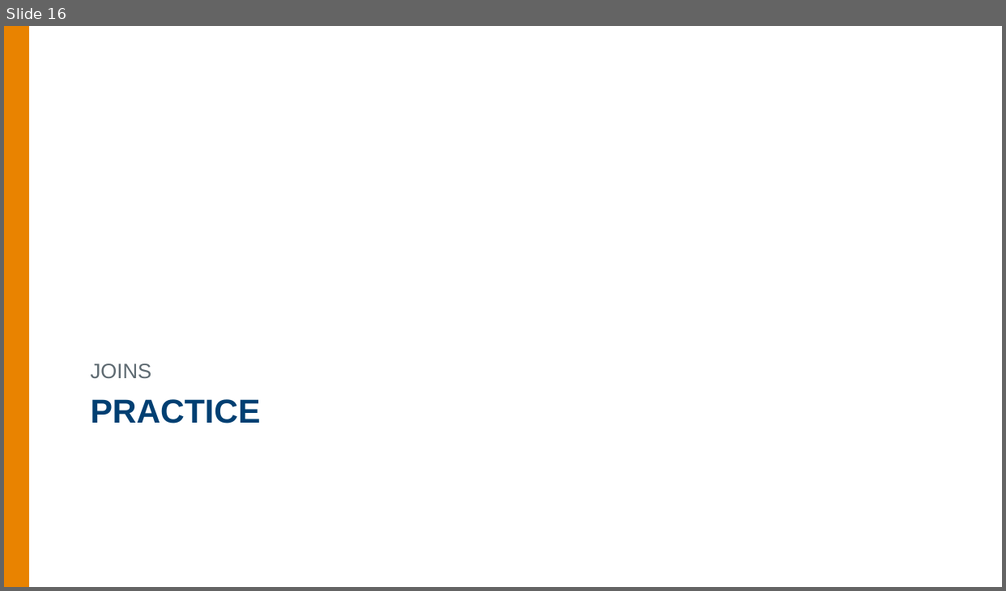
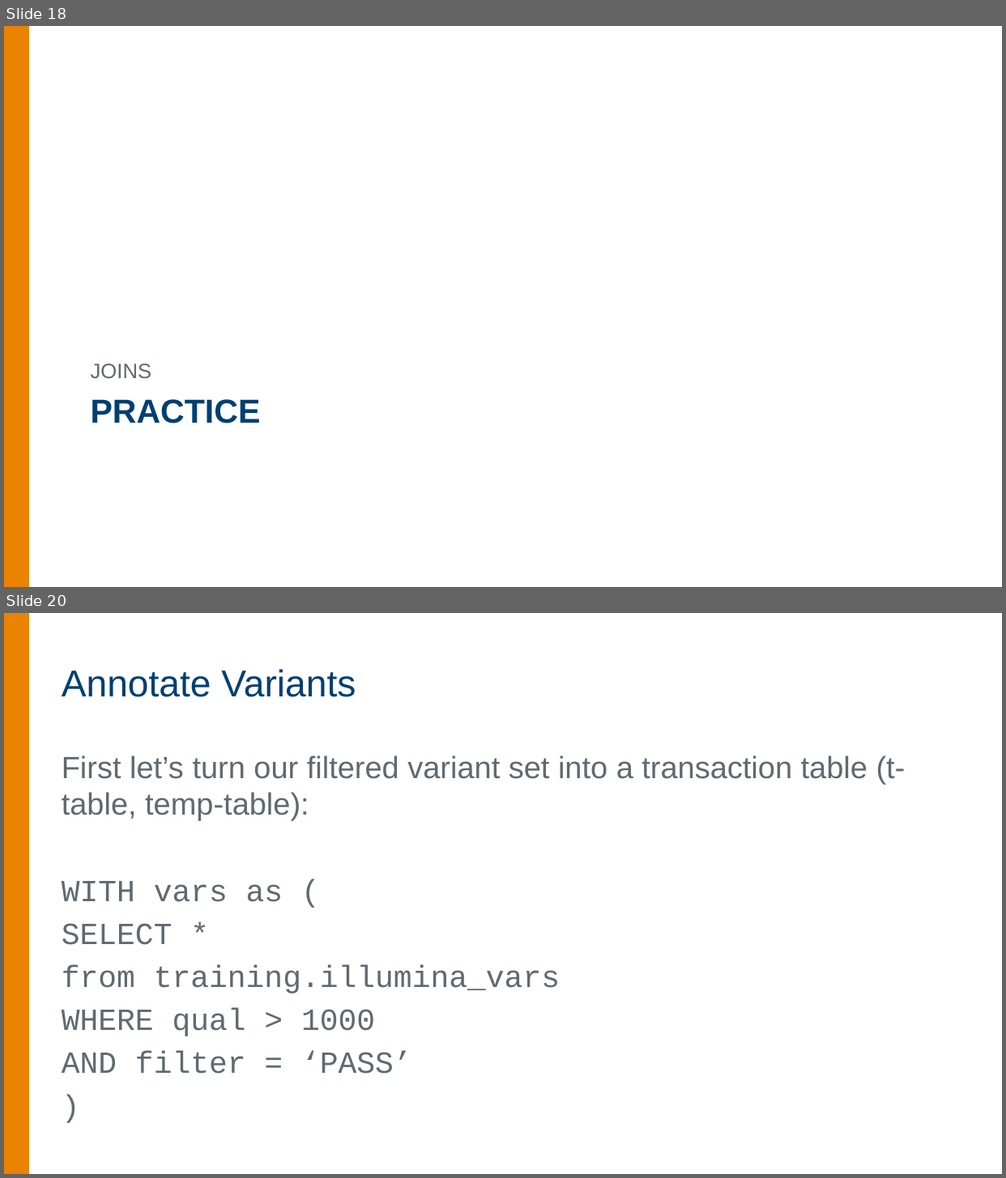
Before and after one commit to summerela/impala_scripts, a slide deck: training/Building Queries.pptx. Shown one above the other, each under a label of ours: slide 16 before the commit, slides 18 and 20 after it; the slides between them are not shown. The pictures are 1006x591 and 1006x1178 pixels, drawn with LibreOffice and Linux fonts; fonts in the diff are those of the drawing; background and template pictures are left out. Boxes give left, top, right and bottom in pixels: in the first picture for what was removed or moved away, otherwise in the second. Text is boxed around its words. In the diff, an @@ line names an element or a change of style, - is before the commit and + after.

```diff
--- a/training/Building Queries.pptx
+++ b/training/Building Queries.pptx
@@ slide 20 added at (4,613,1002,1174), background #FFFFFF; not listed: 1 template element that a slide beside it also shows @@
@@ title added at (62,669,356,697), 36 pt, text #003F72 @@
+Annotate Variants
@@ text added at (62,756,906,1074), 29.6 pt, text #5E6A71 @@
+First let’s turn our filtered variant set into a transaction table (t-table, temp-table):
+WITH vars as (
+SELECT *
+from training.illumina_vars
+WHERE qual > 1000
+AND filter = ‘PASS’
+)
@@ what was slide 16 is now slide 18 @@
```
Also in this commit, not shown: 2 slides changed, 6 other slides added, 1 slide removed, 4 other files.
